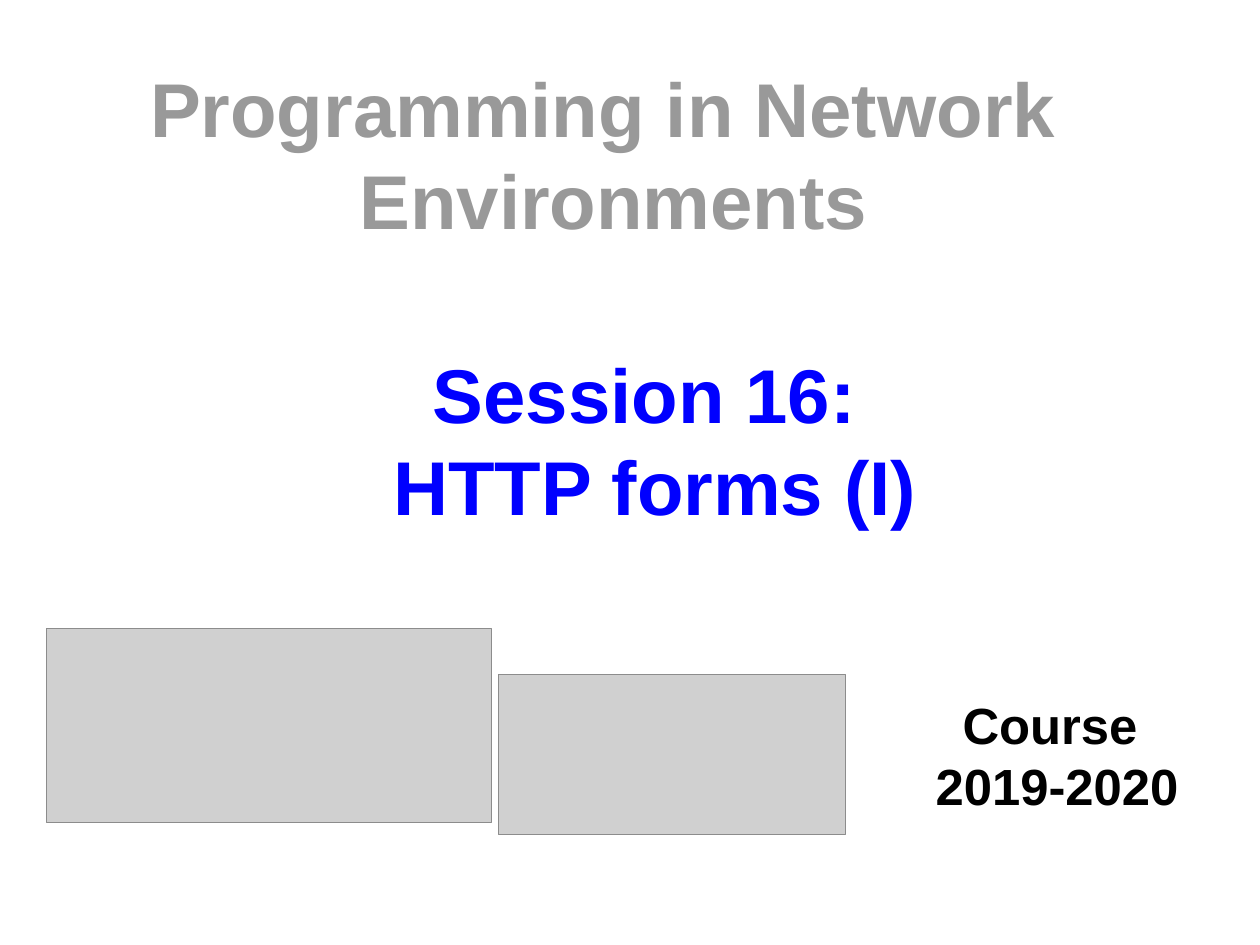
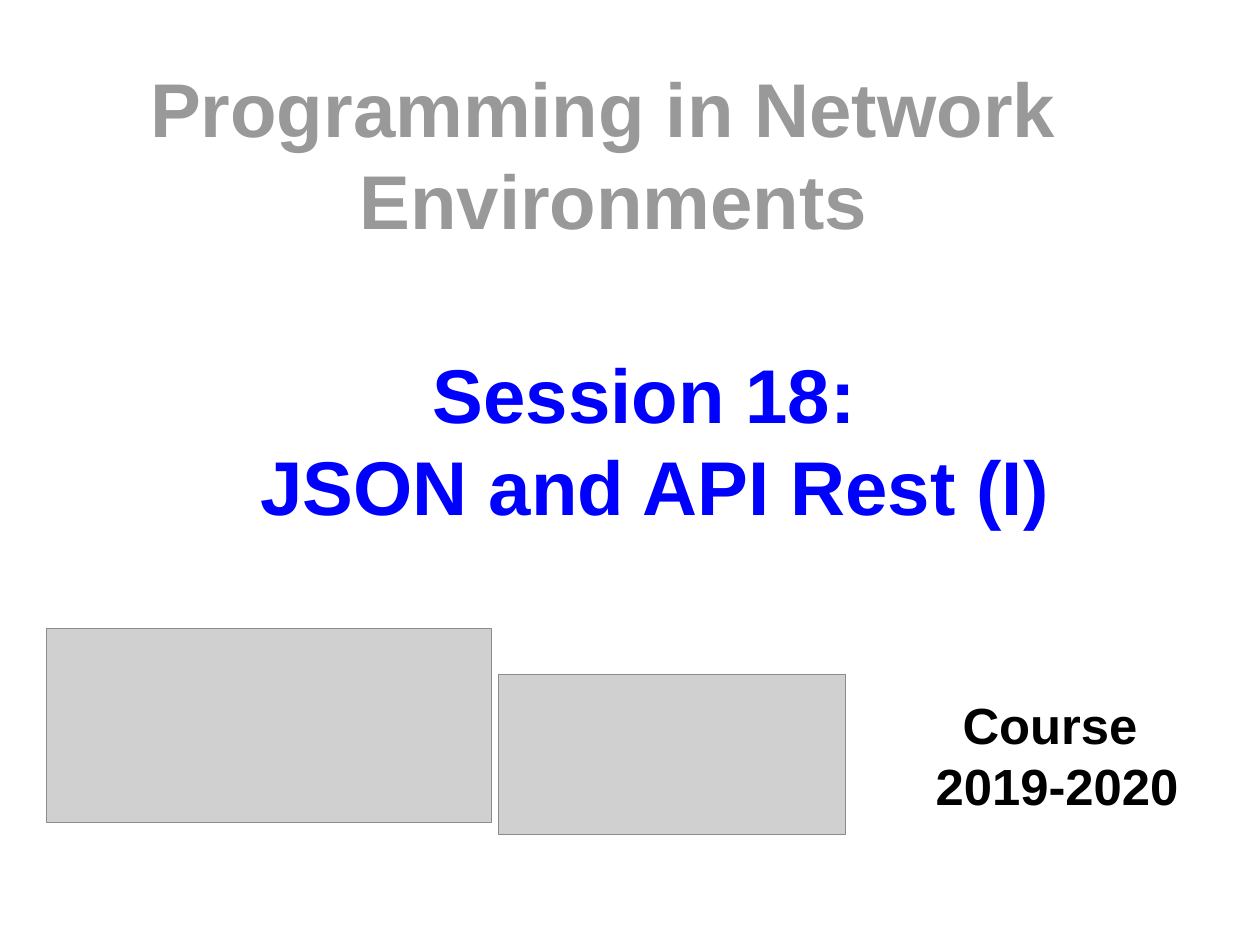
Before and after one commit to myTeachingURJC/2019-2020-PNE, a slide deck: slide 1 of s18-json-rest/Cover/Cover.odp. Drawn at 1260x945 pixels with LibreOffice and Linux fonts; fonts in the diff are those of the drawing; grey boxes stand for pictures. Boxes give left, top, right and bottom in pixels: in the first picture for what was removed or moved away, otherwise in the second. Text is boxed around its words. In the diff, an @@ line names an element or a change of style, - is before the commit and + after.

Commit message:
S18: Cover image updated

```diff
--- a/s18-json-rest/Cover/Cover.odp
+++ b/s18-json-rest/Cover/Cover.odp
@@ title at (x1=261, y1=367, x2=1049, y2=529): text changed @@
-Session 16:
-HTTP forms (I)
+Session 18:
+JSON and API Rest (I)
```
